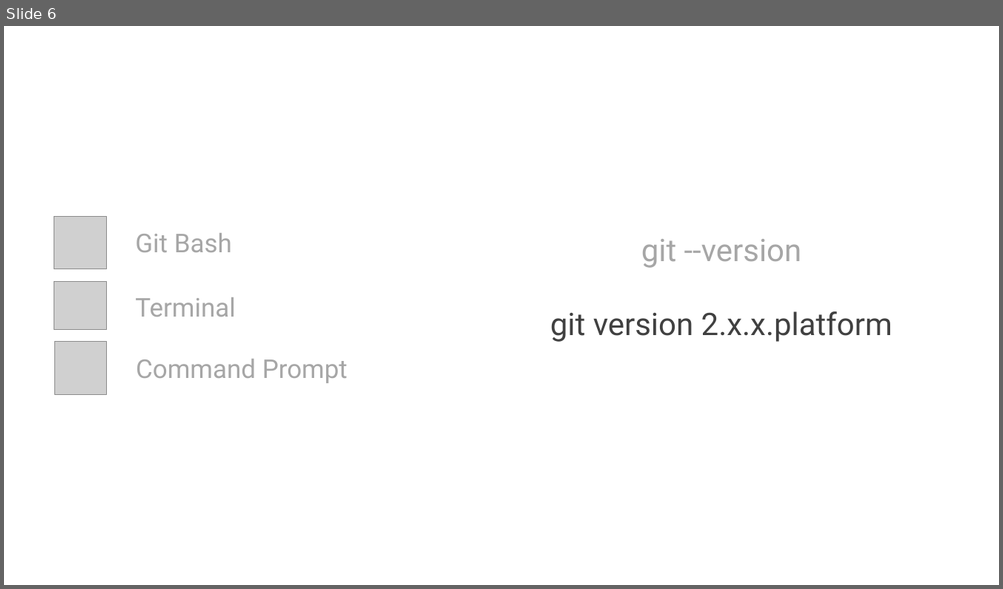
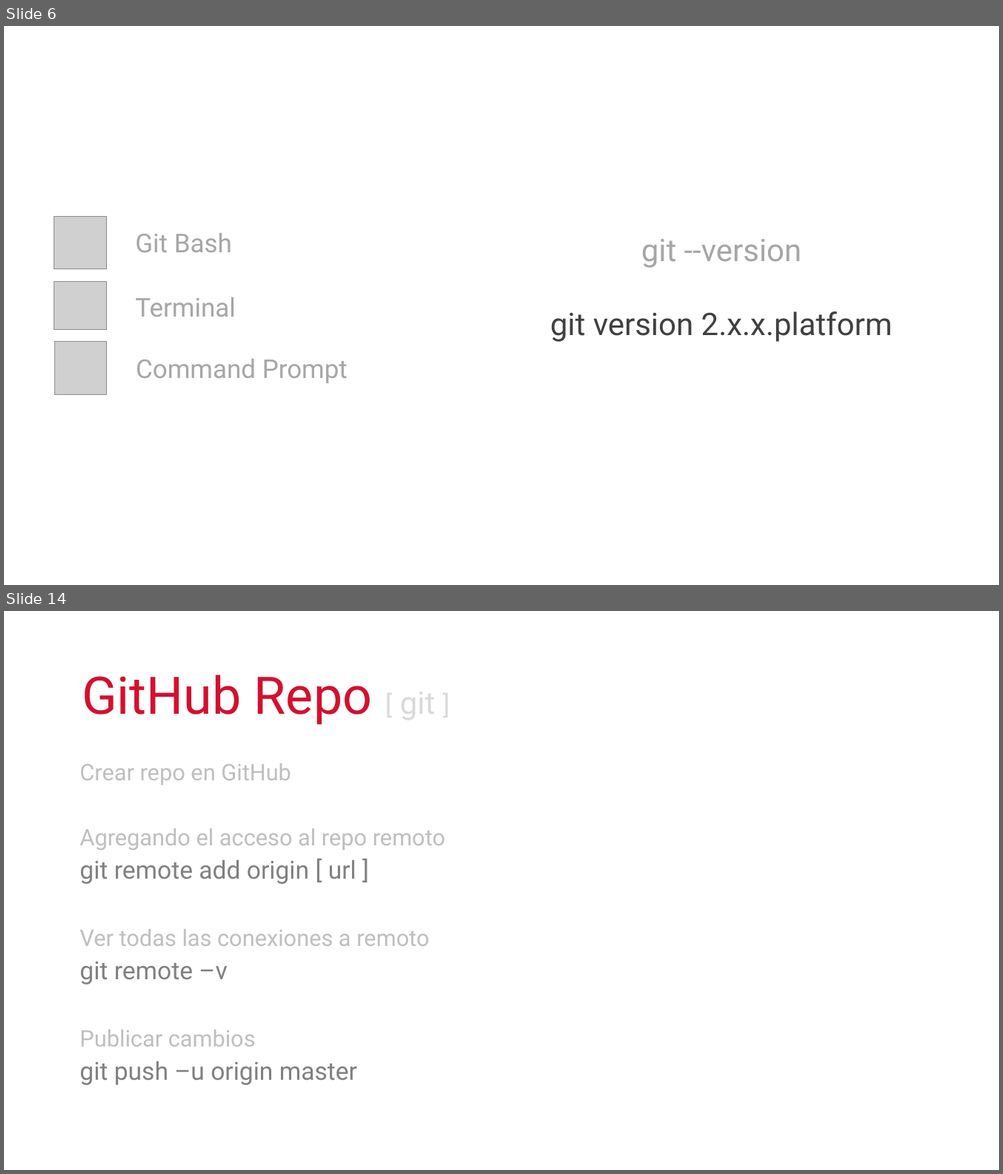
Before and after one commit to cimadev/PlaticasTalleres, a slide deck: 2017/dec_7_Git_GitHub_WorkShop/DGO.pptx. Shown one above the other, each under a label of ours: slide 6 before the commit, slides 6 and 14 after it; the slides between them are not shown. The pictures are 1003x589 and 1003x1174 pixels, drawn with LibreOffice and Linux fonts; fonts in the diff are those of the drawing; grey boxes stand for pictures. Boxes give left, top, right and bottom in pixels: in the first picture for what was removed or moved away, otherwise in the second. Text is boxed around its words. In the diff, an @@ line names an element or a change of style, - is before the commit and + after.

```diff
--- a/2017/dec_7_Git_GitHub_WorkShop/DGO.pptx
+++ b/2017/dec_7_Git_GitHub_WorkShop/DGO.pptx
@@ slide 14 added at (x1=4, y1=611, x2=999, y2=1170), background #FFFFFF @@
@@ text added at (x1=82, y1=675, x2=435, y2=725), 50 pt, text #D50F2E @@
+GitHub Repo [ git ]
@@ text added at (x1=79, y1=763, x2=445, y2=1085), 22 pt, text #BFBFBF @@
+Crear repo en GitHub
+Agregando el acceso al repo remoto
+git remote add origin [ url ]
+Ver todas las conexiones a remoto
+git remote –v
+Publicar cambios
+git push –u origin master
```
Also in this commit, not shown: 6 slides changed, 4 other slides added, 7 other files.
